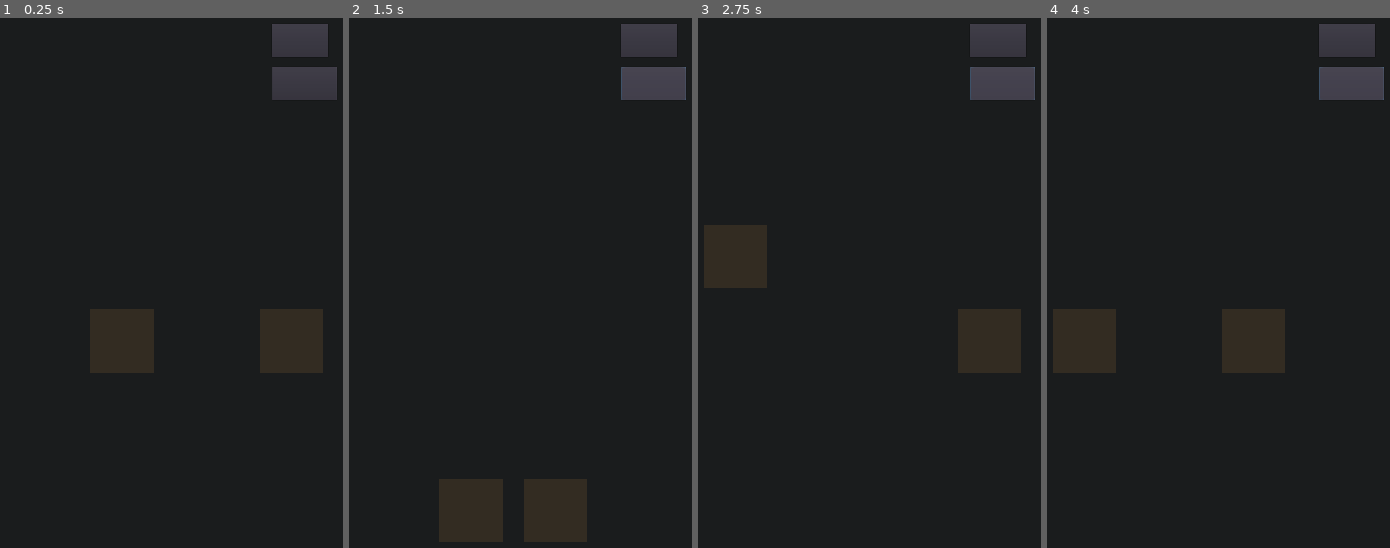
Above: before the commit, frames 1-4 (left to right).
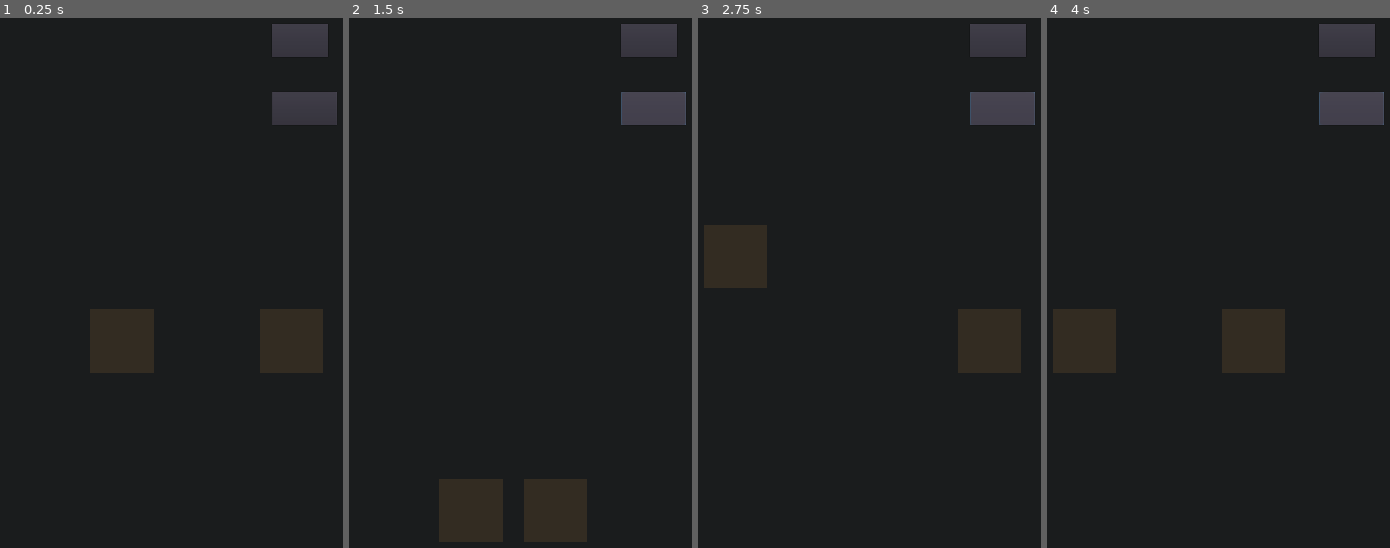
Above: after the commit, the same moments.

Repository: VincentSchmid/2048_godot
Game: Godot game, scene res://scenes/main.tscn
Two runs of this game, one before a commit and one after it. Both use one fixed random seed, a clock stepped at 60 frames per second and the inputs below.
Inputs:
- Up to frame 1 (0.25 s): no input
- Up to frame 2 (1.5 s): click "UNDO" at 0.5 s; click "NEW GAME" at 1.25 s
- Up to frame 3 (2.75 s): click "NEW GAME" at 2 s
- Up to frame 4 (4 s): click "UNDO" at 2.75 s; click "NEW GAME" at 3.5 s

The runs differ from the first frame. In frame 1, 1.8% of the frame differs, in the area x 79-99%, y 9-21%; in frame 2, 1.8%; in frame 3, 1.8%; in frame 4, 1.8%.

Commit message:
quick improvements

Diff:
--- a/scenes/main.tscn
+++ b/scenes/main.tscn
@@ -30,9 +30,9 @@
 
 [node name="NewGame" type="Button" parent="Controller"]
 margin_left = 893.0
-margin_top = 231.0
+margin_top = 310.0
 margin_right = 1097.0
-margin_bottom = 336.0
+margin_bottom = 415.0
 custom_fonts/font = ExtResource( 1 )
 text = "NEW GAME"
 
@@ -48,11 +48,10 @@
 script = ExtResource( 7 )
 
 [node name="GameOver" type="ColorRect" parent="Controller"]
-visible = false
 margin_left = 6.0
-margin_top = 860.0
+margin_top = 1870.0
 margin_right = 1164.0
-margin_bottom = 1355.0
+margin_bottom = 2365.0
 
 [node name="Label" type="Label" parent="Controller/GameOver"]
 margin_left = 149.0
--- a/scripts/Controller.gd
+++ b/scripts/Controller.gd
@@ -61,6 +61,8 @@
 		commandHandler.process_stack()
 
 func on_undo():
+	playing = true
+	game_over_overlay.visible = false
 	commandHandler.undo()
 
 func on_new_game():
